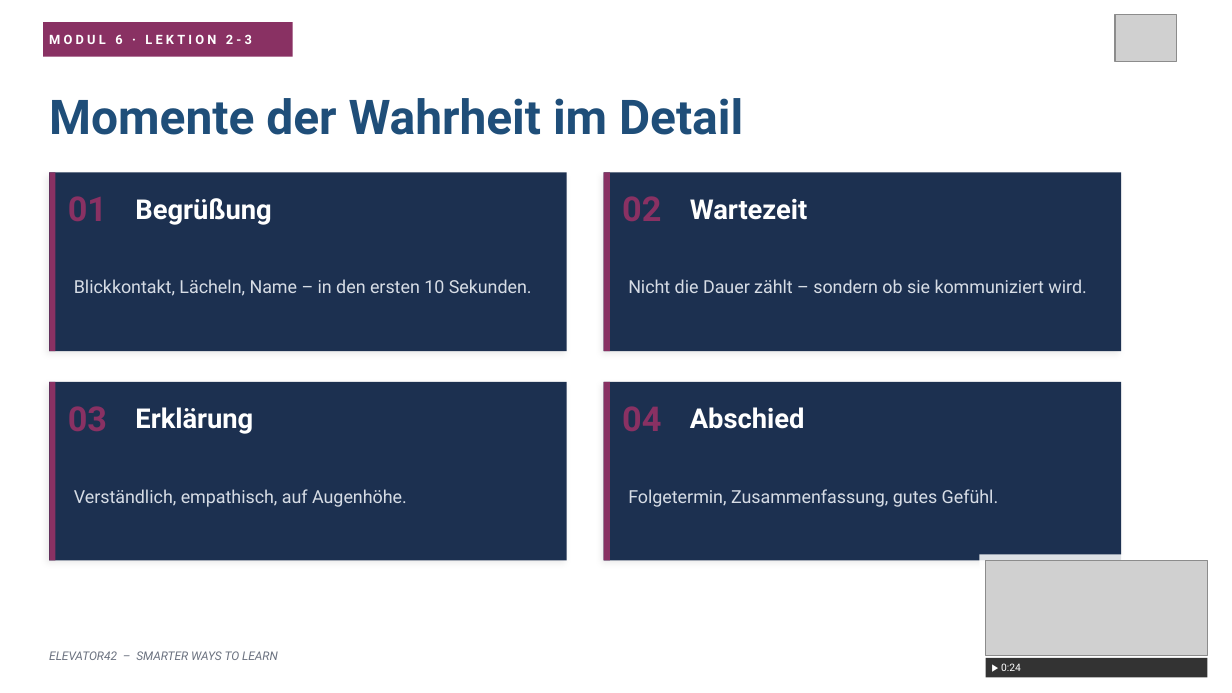
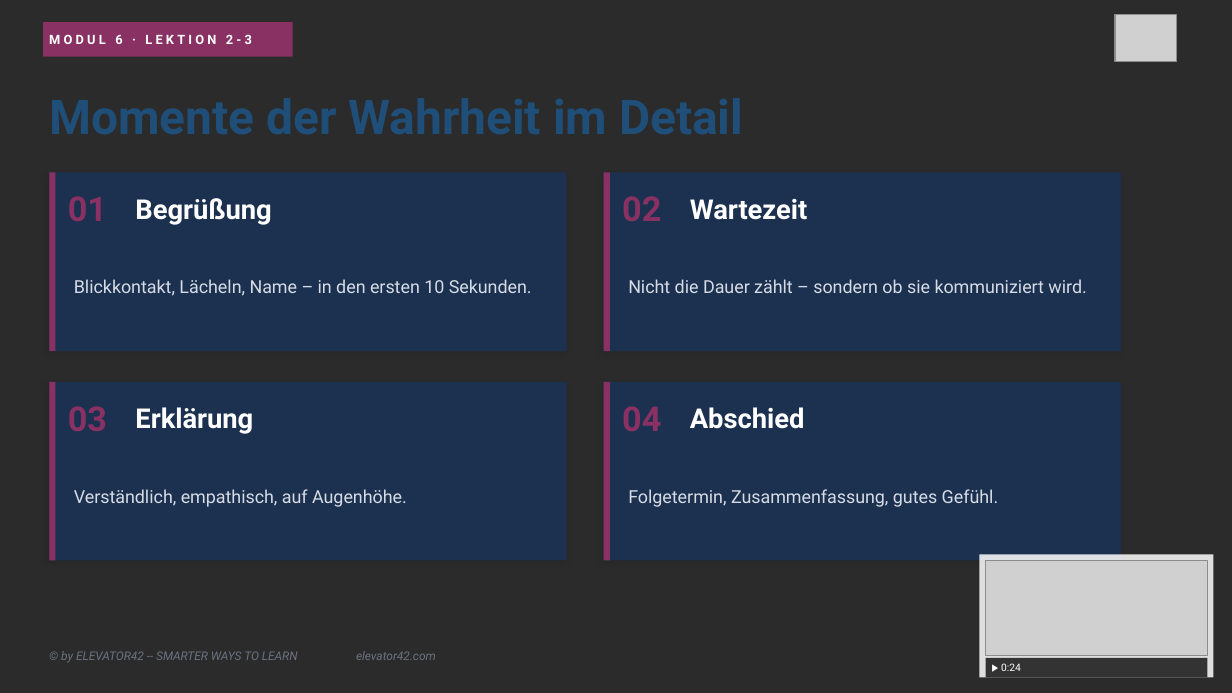
Before and after one commit to Dereinkommensberater/elevator42-kurs, a slide deck: slide 5 of praesentationen-pptx/Elevator42_Modul6_Slides.pptx (slide 4 before the commit). Drawn at 1232x693 pixels with LibreOffice and Linux fonts; fonts in the diff are those of the drawing; grey boxes stand for pictures; background and template pictures are left out; a plain dark background stands for a picture behind light text. Boxes give left, top, right and bottom in pixels: in the first picture for what was removed or moved away, otherwise in the second. Text is boxed around its words. In the diff, an @@ line names an element or a change of style, - is before the commit and + after.

```diff
--- a/praesentationen-pptx/Elevator42_Modul6_Slides.pptx
+++ b/praesentationen-pptx/Elevator42_Modul6_Slides.pptx
@@ background #FFFFFF to picture (left out) @@
@@ text at bbox=[61, 651, 436, 663]: text changed @@
-ELEVATOR42 – SMARTER WAYS TO LEARN
+© by ELEVATOR42 -- SMARTER WAYS TO LEARN elevator42.com
```
Also in this commit, not shown: 5 other slides changed, 2 slides added, 1 slide removed, 53 other files.
